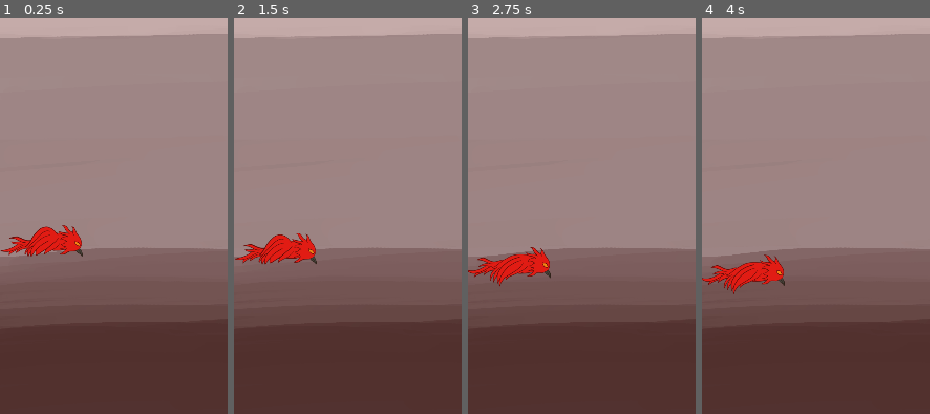
Above: before the commit, frames 1-4 (left to right).
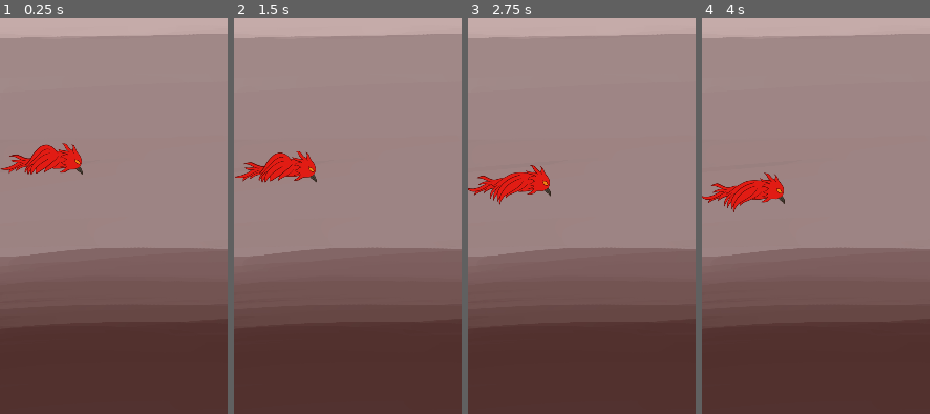
Above: after the commit, the same moments.

Repository: ecleaver/GoDot-GameCourse
Game: Godot game, scene res://Scenes/Game/game.tscn
The game is run twice, just before and just after one commit, with the same random seed, the same clock (stepped at 60 frames per second) and the same inputs.
Inputs:
- Up to frame 1 (0.25 s): no input
- Up to frame 2 (1.5 s): hold Space (power) 0.53-1.28 s; tap Space (power) at 1.35 s
- Up to frame 3 (2.75 s): hold Space (power) from 2.03 s (still down)
- Up to frame 4 (4 s): release Space (power) at 2.78 s; tap Space (power) at 2.85 s; hold Space (power) from 3.53 s (still down)
The pictures show only the part of the screen within x 0-50%, y 35-85%; the shares and areas given below are measured in that part.

The runs differ from the first frame. In frame 1, 3.1% of the frame differs, in the area x 0-37%, y 31-61%; in frame 2, 3.2%; in frame 3, 3.2%; in frame 4, 3.2%, in the area x 0-37%, y 38-70%.

Commit message:
Add spikes

Diff:
--- /dev/null
+++ b/flight-game/Scenes/Barrier/barrier.tscn
@@ -0,0 +1,17 @@
+[gd_scene format=3 uid="uid://xtq8athhcxs1"]
+
+[sub_resource type="WorldBoundaryShape2D" id="WorldBoundaryShape2D_tp4lg"]
+normal = Vector2(0, 1)
+
+[sub_resource type="WorldBoundaryShape2D" id="WorldBoundaryShape2D_6rch2"]
+distance = -261.0
+
+[node name="Barrier" type="StaticBody2D" unique_id=1443761699]
+
+[node name="Top" type="CollisionShape2D" parent="." unique_id=686157211]
+position = Vector2(0, -11)
+shape = SubResource("WorldBoundaryShape2D_tp4lg")
+
+[node name="Bottom" type="CollisionShape2D" parent="." unique_id=358278240]
+position = Vector2(1, 586)
+shape = SubResource("WorldBoundaryShape2D_6rch2")
--- a/flight-game/Scenes/Game/game.tscn
+++ b/flight-game/Scenes/Game/game.tscn
@@ -2,6 +2,7 @@
 
 [ext_resource type="PackedScene" uid="uid://bbeybc6550r15" path="res://Scenes/FireBird/fire_bird.tscn" id="1_mv0hc"]
 [ext_resource type="Texture2D" uid="uid://doorqla663ss4" path="res://Assets/Background/Back ground.png" id="1_qxfds"]
+[ext_resource type="PackedScene" uid="uid://xtq8athhcxs1" path="res://Scenes/Barrier/barrier.tscn" id="3_qikps"]
 
 [node name="Game" type="Node" unique_id=392006133]
 
@@ -11,4 +12,8 @@
 texture = ExtResource("1_qxfds")
 
 [node name="FireBird" parent="." unique_id=1488798734 instance=ExtResource("1_mv0hc")]
-position = Vector2(45, 520)
+position = Vector2(45, 434)
+
+[node name="Barrier" parent="." unique_id=1443761699 instance=ExtResource("3_qikps")]
+position = Vector2(-2.3841858e-07, -2.2888184e-05)
+scale = Vector2(1.08, 1.003)
--- /dev/null
+++ b/flight-game/Scenes/spike/point_scored.tscn
@@ -0,0 +1,9 @@
+[gd_scene format=3 uid="uid://c0telaeg5cyhc"]
+
+[sub_resource type="RectangleShape2D" id="RectangleShape2D_n16m7"]
+size = Vector2(1, 41)
+
+[node name="PointScored" type="Area2D" unique_id=1242654034]
+
+[node name="CollisionShape2D" type="CollisionShape2D" parent="." unique_id=1666147606]
+shape = SubResource("RectangleShape2D_n16m7")
--- /dev/null
+++ b/flight-game/Scenes/spike/spike.tscn
@@ -0,0 +1,16 @@
+[gd_scene format=3 uid="uid://xmuq8t2w547d"]
+
+[ext_resource type="Texture2D" uid="uid://b1olmx46hfs21" path="res://Assets/obstacles/Object 1.png" id="1_w084e"]
+
+[node name="Spike" type="Area2D" unique_id=1421314499]
+
+[node name="Sprite2D" type="Sprite2D" parent="." unique_id=1980204233]
+position = Vector2(-71, -81.99999)
+scale = Vector2(0.1, 0.1)
+texture = ExtResource("1_w084e")
+centered = false
+
+[node name="CollisionPolygon2D" type="CollisionPolygon2D" parent="." unique_id=1546410859]
+position = Vector2(37.000004, 4.0000076)
+scale = Vector2(0.1, 0.1)
+polygon = PackedVector2Array(-14, -25, 407, 3004, -370, 2987, -58, 4)
--- /dev/null
+++ b/flight-game/Scenes/spike/spike2.tscn
@@ -0,0 +1,15 @@
+[gd_scene format=3 uid="uid://c2xksvq7y84nm"]
+
+[ext_resource type="Texture2D" uid="uid://bf3y55notkqpm" path="res://Assets/obstacles/Object 2.png" id="1_0u7on"]
+
+[node name="Area2D" type="Area2D" unique_id=938204831]
+
+[node name="Sprite2D" type="Sprite2D" parent="." unique_id=1880619297]
+position = Vector2(40, 104)
+scale = Vector2(0.09201387, 0.09201387)
+texture = ExtResource("1_0u7on")
+
+[node name="CollisionPolygon2D" type="CollisionPolygon2D" parent="." unique_id=187501672]
+position = Vector2(32, 2)
+scale = Vector2(0.09201387, 0.09201387)
+polygon = PackedVector2Array(-32.60376, 0, 43.47168, 0, 249.96228, 456.45288, 249.96228, 662.9435, 108.67932, 891.1699, 358.6416, 1814.9437, 173.88684, 2390.9438, 86.94348, 3010.4155, -184.75476, 3021.2837, -195.62268, 2380.0757, -304.30194, 1597.5851, -76.0755, 815.09436, -282.5661, 434.71692)
--- /dev/null
+++ b/flight-game/Scenes/spike/spike3.tscn
@@ -0,0 +1,18 @@
+[gd_scene format=3 uid="uid://csa1dcob8okwa"]
+
+[ext_resource type="Texture2D" uid="uid://b12dv28o5g7i6" path="res://Assets/obstacles/Object 3.png" id="1_eq6lr"]
+
+[sub_resource type="RectangleShape2D" id="RectangleShape2D_pjhhr"]
+size = Vector2(597.4347, 3000.6936)
+
+[node name="Area2D" type="Area2D" unique_id=116307462]
+
+[node name="Sprite2D" type="Sprite2D" parent="." unique_id=1788897336]
+position = Vector2(43, 78)
+scale = Vector2(0.061931454, 0.06931731)
+texture = ExtResource("1_eq6lr")
+
+[node name="CollisionShape2D" type="CollisionShape2D" parent="." unique_id=1682027295]
+position = Vector2(36.000004, 106.99999)
+scale = Vector2(0.061931454, 0.06931731)
+shape = SubResource("RectangleShape2D_pjhhr")
--- a/flight-game/Scripts/fire_bird.gd
+++ b/flight-game/Scripts/fire_bird.gd
@@ -12,6 +12,9 @@
 		_fly = true
 	pass
 
+func _stop_flight(stopped : bool):
+	$AnimatedSprite2D.stop()
+	set_physics_process(stopped)
 
 # Called every frame. 'delta' is the elapsed time since the previous frame.
 func _physics_process(delta: float) -> void:
@@ -24,4 +27,8 @@
 		_fly = false
 
 	move_and_slide()
+	if is_on_floor():
+		_stop_flight(true)
+	elif is_on_ceiling():
+		print("On Ceiling")
 	pass
